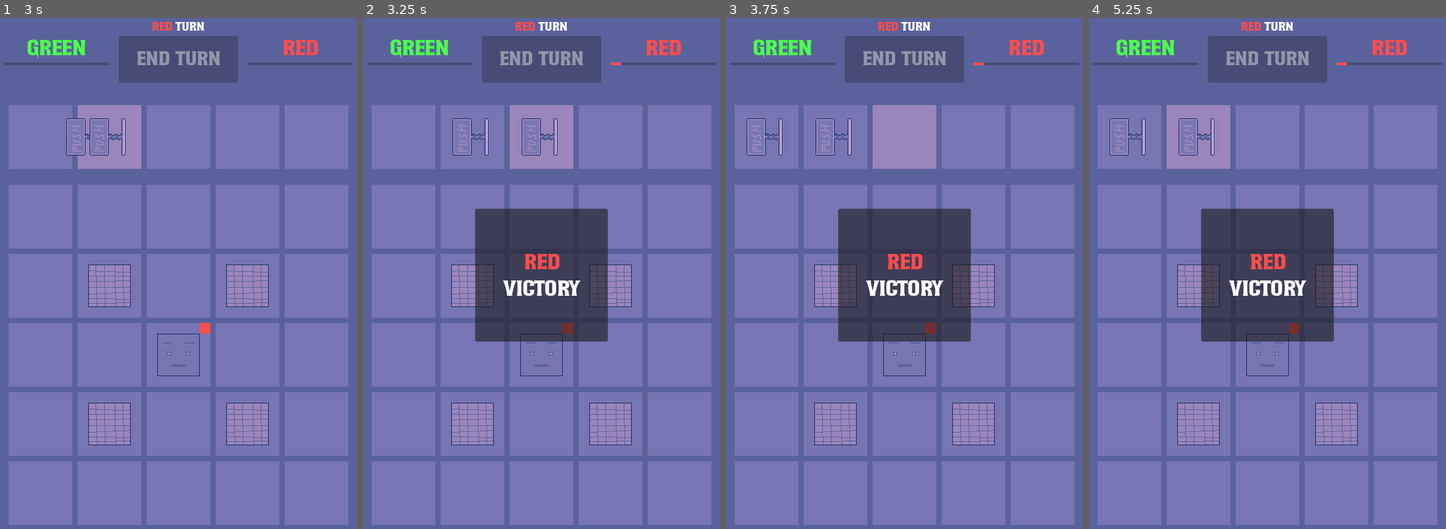
Above: before the commit, frames 1-4 (left to right).
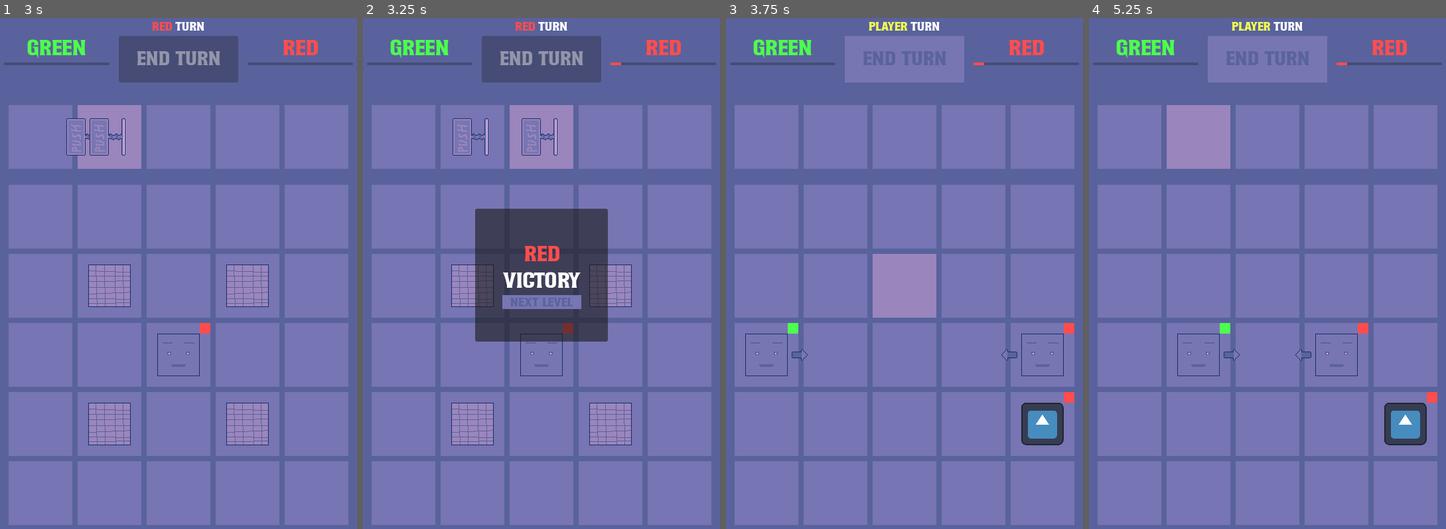
Above: after the commit, the same moments.

Repository: frostblooded/influencer
Game: Godot game, scene res://scenes/levels/level_3.tscn
The game is run twice, just before and just after one commit, with the same random seed, the same clock (stepped at 60 frames per second) and the same inputs. This scene is started directly instead of the project's main scene. The engine's default icon, where the game draws it, is replaced by a stand-in: a white triangle on a blue panel in a dark square.
Inputs (mouse positions are in pixels of both pictures, inside the frame that each line leads up to):
- Up to frame 1 (3 s): click "End turn" at 0.5 s; drag from (39, 135) to (178, 135) at 1.27 s; click "End turn" at 2 s; drag from (39, 135) to (178, 135) at 2.77 s
- Up to frame 2 (3.25 s): no input
- Up to frame 3 (3.75 s): click (904, 304) at 3.5 s, where only the run after the commit has a clickable "next level"
- Up to frame 4 (5.25 s): click (1267, 58) at 4.25 s, where only the run after the commit has a clickable "End turn"; move the mouse to (1199, 135) at 5.02 s; click (1199, 135) at 5.17 s

Frame 1 is identical in both runs. In frame 2, 1.4% of the frame differs, in the area x 39-62%, y 44-57%; in frame 3, 20%, in the area x 5-98%, y 0-84%; in frame 4, 18%.

Commit message:
Add level 4 with purity

Diff:
--- a/scenes/levels/level_2.tscn
+++ b/scenes/levels/level_2.tscn
@@ -4,7 +4,7 @@
 [ext_resource type="PackedScene" uid="uid://c0ri27pmwche4" path="res://scenes/items/rock_item.tscn" id="6_yykwq"]
 [ext_resource type="Script" path="res://scripts/spawners/spawner.gd" id="7_kt6ui"]
 [ext_resource type="Resource" uid="uid://dxs1coccku8n1" path="res://resources/factions/green_faction.tres" id="9_6svwo"]
-[ext_resource type="PackedScene" uid="uid://bosldgi81a7pv" path="res://scenes/unit.tscn" id="10_ionkv"]
+[ext_resource type="PackedScene" uid="uid://bosldgi81a7pv" path="res://scenes/units/unit.tscn" id="10_ionkv"]
 [ext_resource type="Script" path="res://scripts/spawners/unit_spawner.gd" id="11_g2je1"]
 [ext_resource type="Resource" uid="uid://6rvy2hgst74q" path="res://resources/factions/red_faction.tres" id="12_qjqcs"]
 
--- a/scenes/levels/level_3.tscn
+++ b/scenes/levels/level_3.tscn
@@ -4,7 +4,7 @@
 [ext_resource type="PackedScene" uid="uid://c0ri27pmwche4" path="res://scenes/items/rock_item.tscn" id="2_kg2et"]
 [ext_resource type="PackedScene" uid="uid://d01sd3nysrr3g" path="res://scenes/items/piston_item.tscn" id="3_se527"]
 [ext_resource type="Resource" uid="uid://dxs1coccku8n1" path="res://resources/factions/green_faction.tres" id="4_bm1bw"]
-[ext_resource type="PackedScene" uid="uid://bosldgi81a7pv" path="res://scenes/unit.tscn" id="5_11ab2"]
+[ext_resource type="PackedScene" uid="uid://bosldgi81a7pv" path="res://scenes/units/unit.tscn" id="5_11ab2"]
 [ext_resource type="Script" path="res://scripts/spawners/unit_spawner.gd" id="6_t3i0w"]
 [ext_resource type="Resource" uid="uid://6rvy2hgst74q" path="res://resources/factions/red_faction.tres" id="7_8e544"]
 [ext_resource type="Script" path="res://scripts/spawners/spawner.gd" id="8_qfrmc"]
@@ -43,6 +43,9 @@
 
 [node name="Level3" instance=ExtResource("1_wf8du")]
 
+[node name="VictoryScreenPanel" parent="CanvasLayer" index="1"]
+next_level_scene_path = "res://scenes/levels/level_4.tscn"
+
 [node name="InventoryGrid" parent="." index="2"]
 starting_items = Array[PackedScene]([ExtResource("3_se527"), ExtResource("3_se527")])
 
--- /dev/null
+++ b/scenes/levels/level_4.tscn
@@ -0,0 +1,32 @@
+[gd_scene load_steps=11 format=3 uid="uid://fs8l8uvomu0s"]
+
+[ext_resource type="PackedScene" uid="uid://cvvvodfer4c1a" path="res://scenes/levels/level_template.tscn" id="1_6p5q4"]
+[ext_resource type="Script" path="res://scripts/spawners/spawner.gd" id="2_2xh3v"]
+[ext_resource type="Resource" uid="uid://dxs1coccku8n1" path="res://resources/factions/green_faction.tres" id="3_mk7xn"]
+[ext_resource type="PackedScene" uid="uid://bosldgi81a7pv" path="res://scenes/units/unit.tscn" id="4_r5ow4"]
+[ext_resource type="Script" path="res://scripts/spawners/unit_spawner.gd" id="5_13uek"]
+[ext_resource type="Resource" uid="uid://6rvy2hgst74q" path="res://resources/factions/red_faction.tres" id="6_6pwek"]
+[ext_resource type="PackedScene" uid="uid://c7hnh6ahswgh2" path="res://scenes/units/purity.tscn" id="7_v8vxj"]
+
+[sub_resource type="Resource" id="Resource_gq0g1"]
+script = ExtResource("5_13uek")
+faction = ExtResource("3_mk7xn")
+grid_coordinates = Vector2(0, 2)
+scene = ExtResource("4_r5ow4")
+
+[sub_resource type="Resource" id="Resource_ha5vu"]
+script = ExtResource("5_13uek")
+faction = ExtResource("6_6pwek")
+grid_coordinates = Vector2(4, 2)
+scene = ExtResource("4_r5ow4")
+
+[sub_resource type="Resource" id="Resource_jla60"]
+script = ExtResource("5_13uek")
+faction = ExtResource("6_6pwek")
+grid_coordinates = Vector2(4, 3)
+scene = ExtResource("7_v8vxj")
+
+[node name="Level4" instance=ExtResource("1_6p5q4")]
+
+[node name="Grid" parent="." index="3"]
+spawners = Array[ExtResource("2_2xh3v")]([SubResource("Resource_gq0g1"), SubResource("Resource_ha5vu"), SubResource("Resource_jla60")])
--- a/scenes/levels/level_template.tscn
+++ b/scenes/levels/level_template.tscn
@@ -11,7 +11,7 @@
 [ext_resource type="PackedScene" uid="uid://dl1tj8dvgjcg2" path="res://scenes/grid_cell.tscn" id="8_y1axe"]
 [ext_resource type="Resource" uid="uid://dxs1coccku8n1" path="res://resources/factions/green_faction.tres" id="9_rib0v"]
 [ext_resource type="Script" path="res://scripts/spawners/spawner.gd" id="9_wdqpf"]
-[ext_resource type="PackedScene" uid="uid://bosldgi81a7pv" path="res://scenes/unit.tscn" id="10_tx7xf"]
+[ext_resource type="PackedScene" uid="uid://bosldgi81a7pv" path="res://scenes/units/unit.tscn" id="10_tx7xf"]
 [ext_resource type="Script" path="res://scripts/spawners/unit_spawner.gd" id="11_ewlvk"]
 [ext_resource type="Resource" uid="uid://6rvy2hgst74q" path="res://resources/factions/red_faction.tres" id="12_jf08l"]
 [ext_resource type="PackedScene" uid="uid://4q8tgyxbcj52" path="res://scenes/level_manager.tscn" id="13_64on8"]
--- /dev/null
+++ b/scenes/units/purity.tscn
@@ -0,0 +1,22 @@
+[gd_scene load_steps=4 format=3 uid="uid://c7hnh6ahswgh2"]
+
+[ext_resource type="PackedScene" uid="uid://bosldgi81a7pv" path="res://scenes/units/unit.tscn" id="1_2qey1"]
+[ext_resource type="Texture2D" uid="uid://cu6ad75jyrma3" path="res://icon.svg" id="2_ylu6t"]
+
+[sub_resource type="SpriteFrames" id="SpriteFrames_fnqu8"]
+animations = [{
+"frames": [{
+"duration": 1.0,
+"texture": ExtResource("2_ylu6t")
+}],
+"loop": true,
+"name": &"default",
+"speed": 5.0
+}]
+
+[node name="Purity" instance=ExtResource("1_2qey1")]
+can_move = false
+
+[node name="AnimatedSprite2D" parent="." index="2"]
+scale = Vector2(0.5, 0.5)
+sprite_frames = SubResource("SpriteFrames_fnqu8")
--- a/scenes/unit.tscn
+++ b/scenes/units/unit.tscn
@@ -46,6 +46,7 @@
 texture = SubResource("GradientTexture1D_bg3yp")
 
 [node name="ActionSprite2D" type="Sprite2D" parent="."]
+visible = false
 z_index = 10
 texture = ExtResource("2_41fv4")
 offset = Vector2(50, 0)
--- a/scripts/unit.gd
+++ b/scripts/unit.gd
@@ -7,6 +7,7 @@
 
 @export var move_action_texture: Texture2D
 @export var move_duration: float = 0.5
+@export var can_move: bool = true
 
 class Enemy:
     var unit: Unit
@@ -30,6 +31,9 @@
 var _planned_move_direction: Enums.Direction = Enums.Direction.None
 
 func update_plan() -> void:
+    if !can_move:
+        return
+
     update_enemies()
     plan_move()
     update_action_sprite_2d()
@@ -84,9 +88,13 @@
 
         var placeable_object: PlaceableObject = current_cell.peek_container()
         var unit: Unit = placeable_object as Unit
+
         if unit:
             if unit != self:
-                _enemies.push_back(Enemy.new(unit, current_path))
+                if unit.faction == faction:
+                    continue
+                else:
+                    _enemies.push_back(Enemy.new(unit, current_path))
         elif placeable_object != null:
             continue
 
@@ -96,6 +104,9 @@
             queue.push_back(PathSearchStatus.new(neighbor.cell, path))
 
 func perform_move() -> void:
+    if !can_move:
+        return
+
     action_sprite_2d.hide()
 
     var planned_move_target: GridCell = cell.get_neighbor_cell_from_direction(_planned_move_direction)
